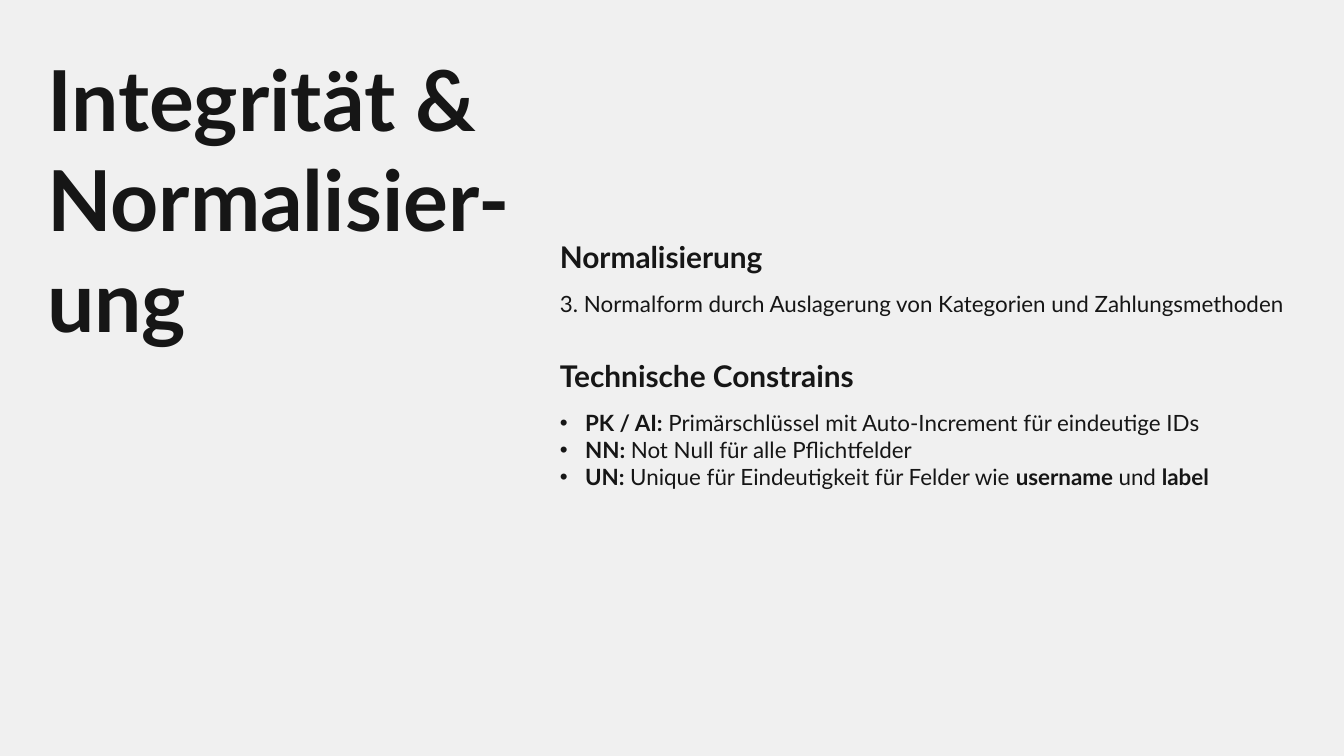
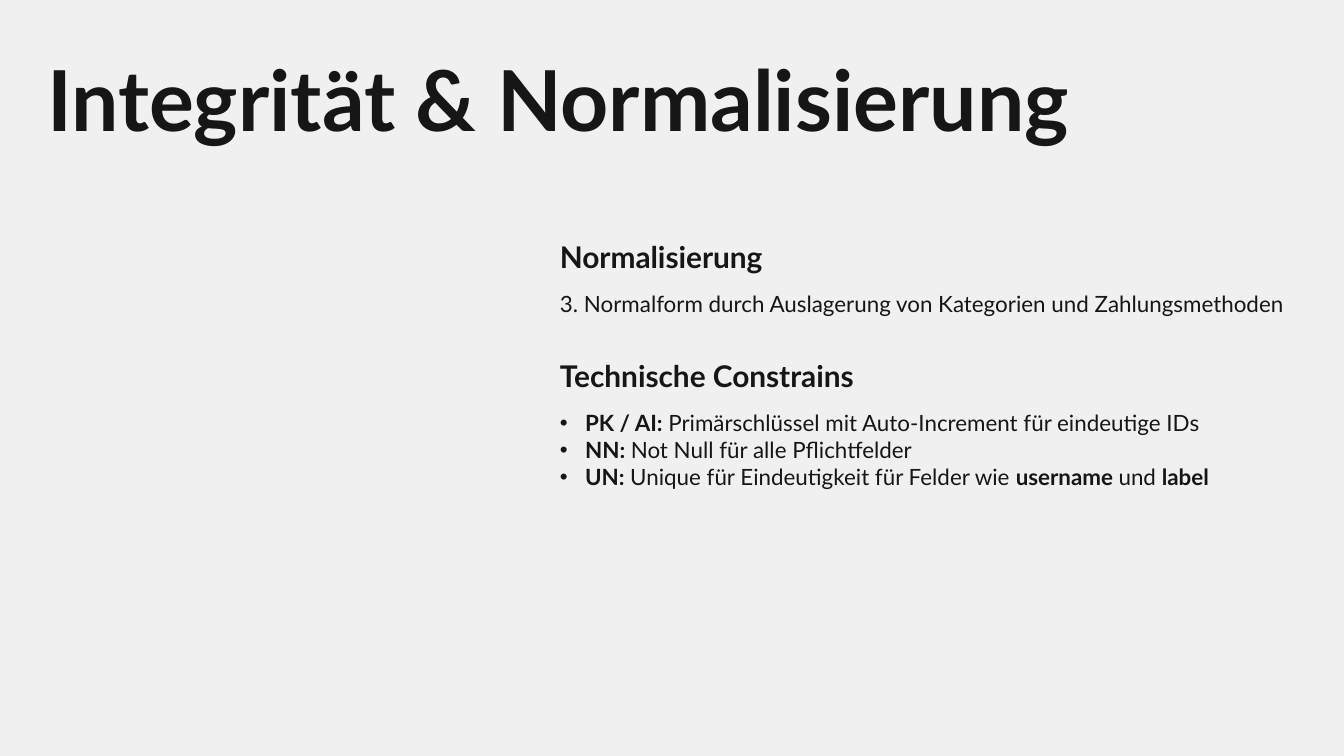
Before and after one commit to HardBoss07/wiss-docs, a slide deck: slide 4 of docs/M162/SideQuest 8B/162-8B-MatteoBosshard.pptx. Drawn at 1344x756 pixels with LibreOffice and Linux fonts; fonts in the diff are those of the drawing. Boxes give left, top, right and bottom in pixels: in the first picture for what was removed or moved away, otherwise in the second. Text is boxed around its words. In the diff, an @@ line names an element or a change of style, - is before the commit and + after.

```diff
--- a/docs/M162/SideQuest 8B/162-8B-MatteoBosshard.pptx
+++ b/docs/M162/SideQuest 8B/162-8B-MatteoBosshard.pptx
@@ title at box(47, 68, 1069, 146): text changed @@
-Integrität & Normalisier-ung
+Integrität & Normalisierung
```
Also in this commit, not shown: 2 other slides changed, 10 other files.
